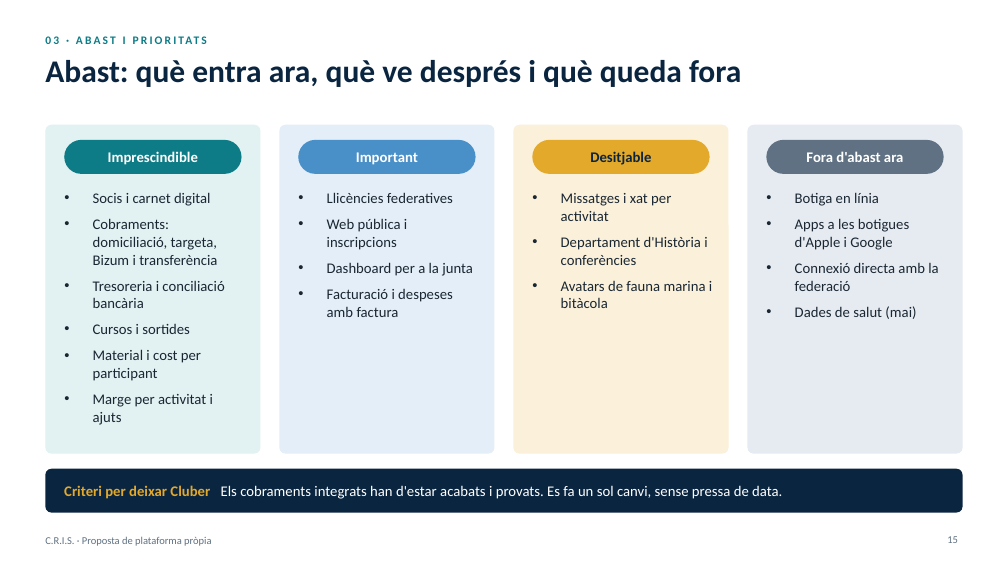
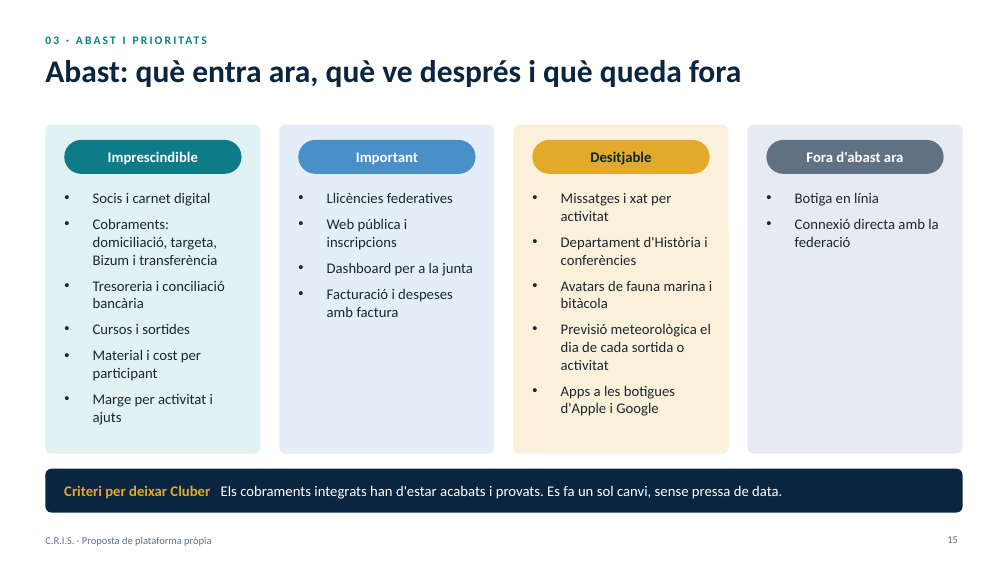
Before and after one commit to gerardtristan/Centre-de-Recuperacio-i-d-Investigacions-Submarines-App-Web, a slide deck: slide 15 of docs/entregues/Proposta-CRIS-plataforma.pptx. Drawn at 1008x567 pixels with LibreOffice and Linux fonts; fonts in the diff are those of the drawing; background and template pictures are left out. Boxes give left, top, right and bottom in pixels: in the first picture for what was removed or moved away, otherwise in the second. Text is boxed around its words. In the diff, an @@ line names an element or a change of style, - is before the commit and + after.

```diff
--- a/docs/entregues/Proposta-CRIS-plataforma.pptx
+++ b/docs/entregues/Proposta-CRIS-plataforma.pptx
@@ text at [795,218,909,250]: paragraph removed @@
-• Apps a les botigues d'Apple i Google
@@ text at [561,324,711,416]: paragraphs added @@
+• Previsió meteorològica el dia de cada sortida o activitat
+• Apps a les botigues d'Apple i Google
@@ text at [795,306,916,319]: paragraph removed @@
-• Dades de salut (mai)
```
Also in this commit, not shown: 1 other slide changed, 1 other file.
